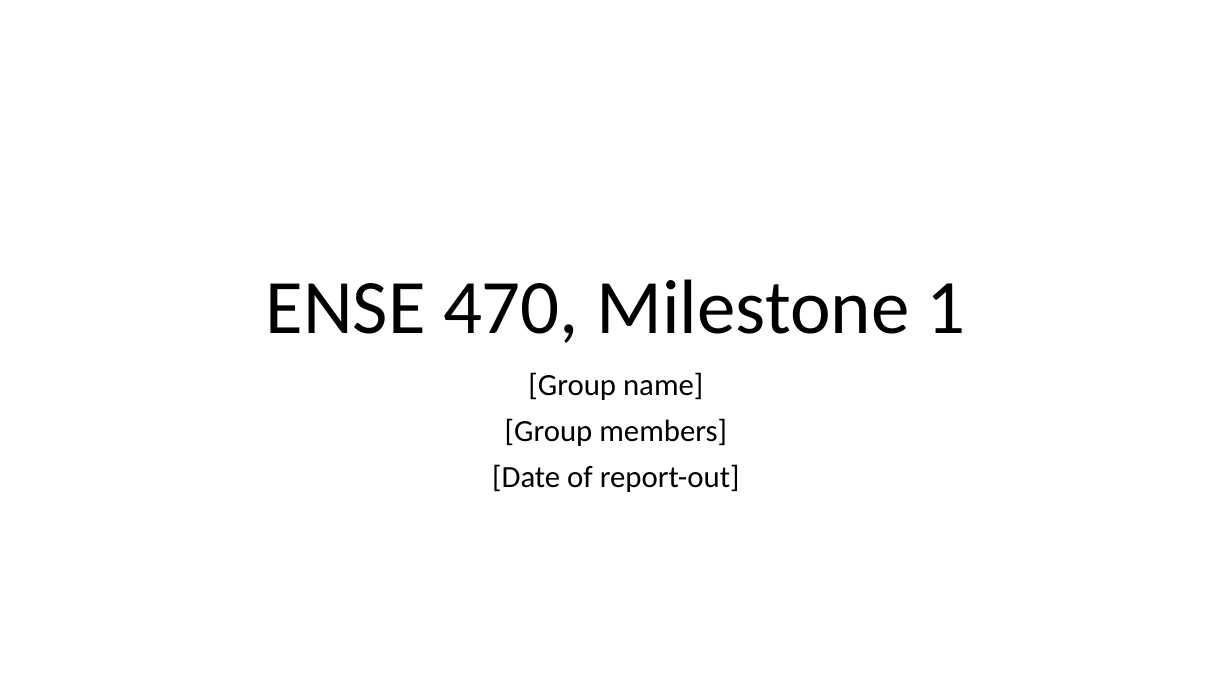
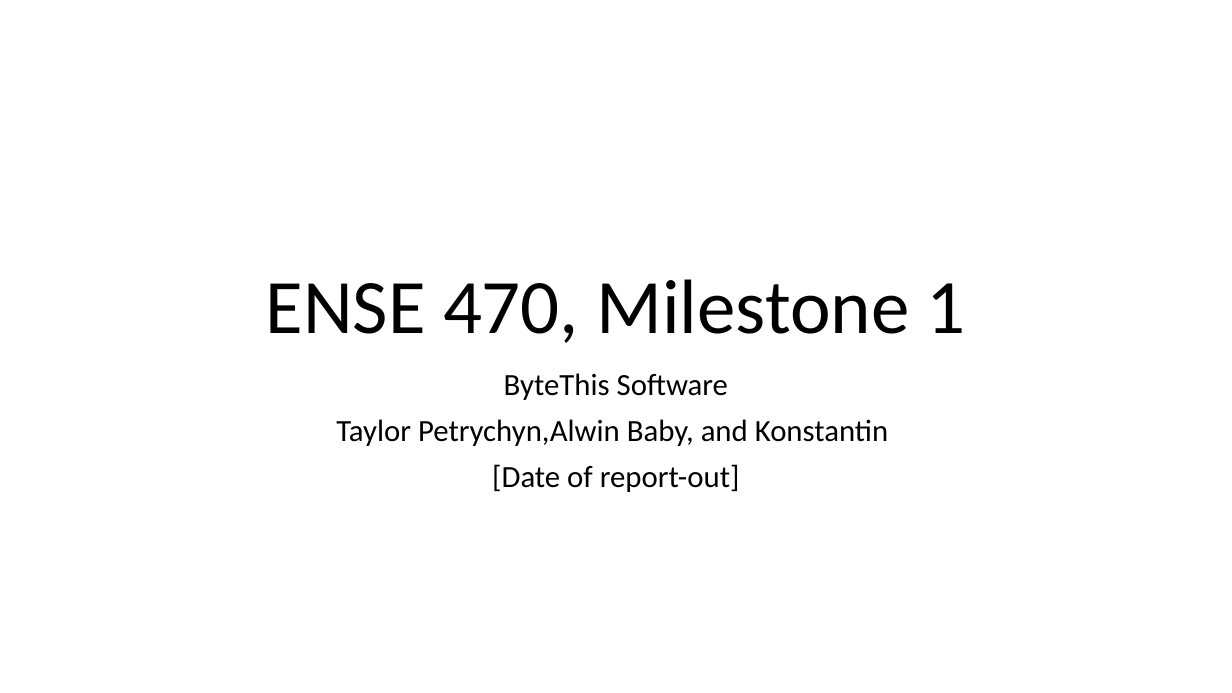
Before and after one commit to Konnie789/ENSE-470, a slide deck: slide 1 of Milestone 1/Milestone-1.ppt. Drawn at 1232x693 pixels with LibreOffice and Linux fonts; fonts in the diff are those of the drawing. Boxes give left, top, right and bottom in pixels: in the first picture for what was removed or moved away, otherwise in the second. Text is boxed around its words. In the diff, an @@ line names an element or a change of style, - is before the commit and + after.

```diff
--- a/Milestone 1/Milestone-1.ppt
+++ b/Milestone 1/Milestone-1.ppt
@@ subtitle at (x1=336, y1=373, x2=888, y2=446): text changed @@
-[Group name]
-[Group members]
+ByteThis Software
+Taylor Petrychyn,Alwin Baby, and Konstantin
```
Also in this commit, not shown: 1 other slide changed.
